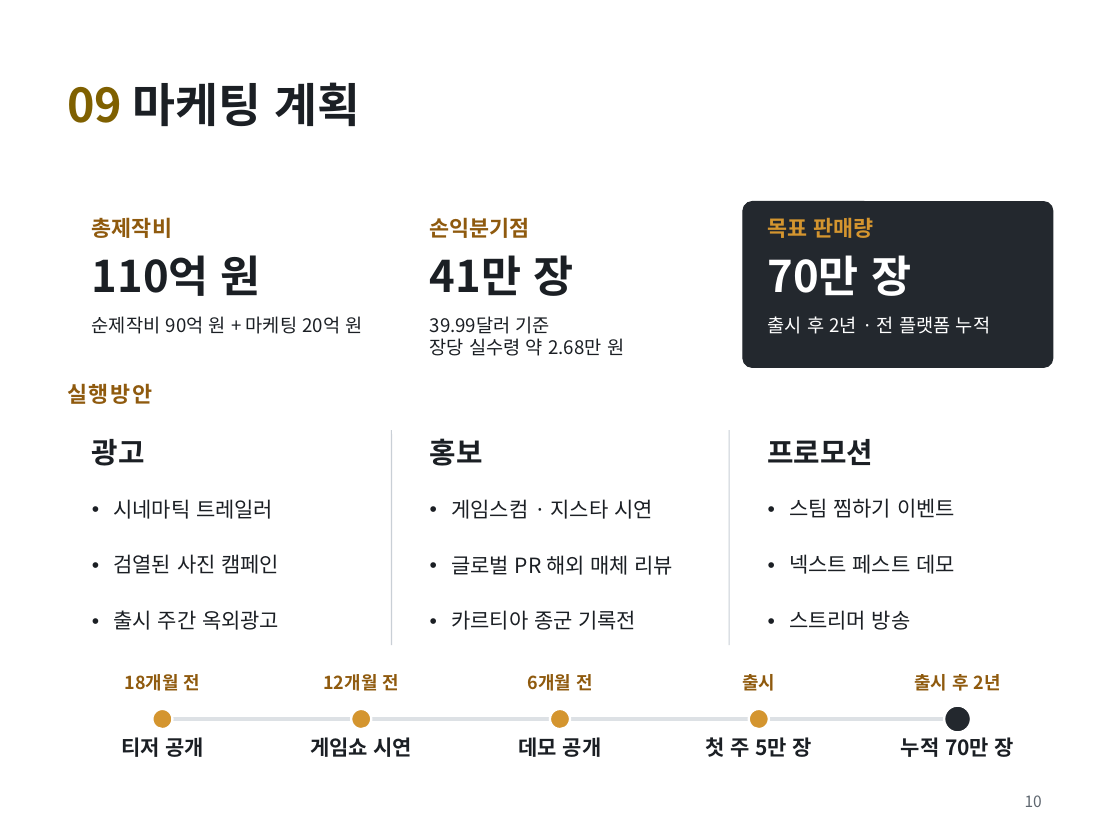
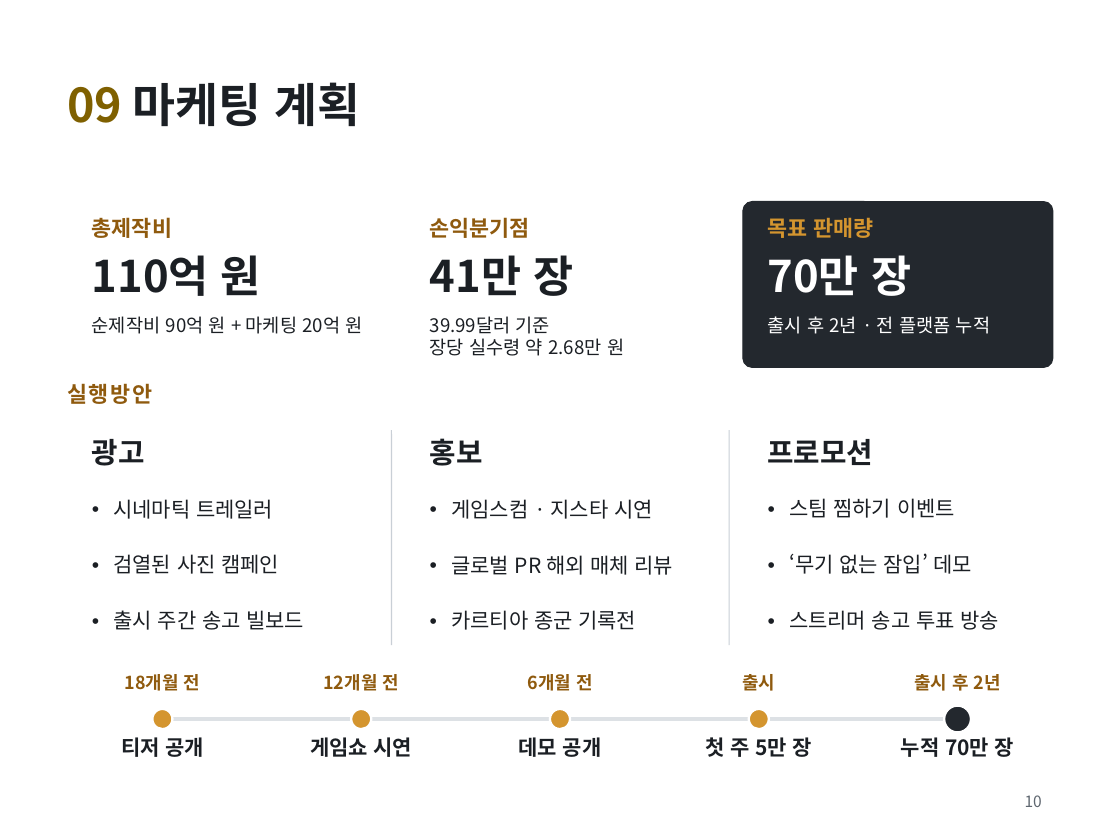
Before and after one commit to golgold/unitybasic, a slide deck: slide 10 of 기획/김민우_게임_FRAME UNDER FIRE.pptx. Drawn at 1120x840 pixels with LibreOffice and Linux fonts; fonts in the diff are those of the drawing. Boxes give left, top, right and bottom in pixels: in the first picture for what was removed or moved away, otherwise in the second. Text is boxed around its words. In the diff, an @@ line names an element or a change of style, - is before the commit and + after.

```diff
--- a/기획/김민우_게임_FRAME UNDER FIRE.pptx
+++ b/기획/김민우_게임_FRAME UNDER FIRE.pptx
@@ text at bbox=[789, 553, 973, 574]: text changed @@
-• 넥스트 페스트 데모
+• ‘무기 없는 잠입’ 데모
@@ text at bbox=[114, 610, 304, 630]: text changed @@
-• 출시 주간 옥외광고
+• 출시 주간 송고 빌보드
@@ text at bbox=[789, 610, 1000, 630]: text changed @@
-• 스트리머 방송
+• 스트리머 송고 투표 방송
```
